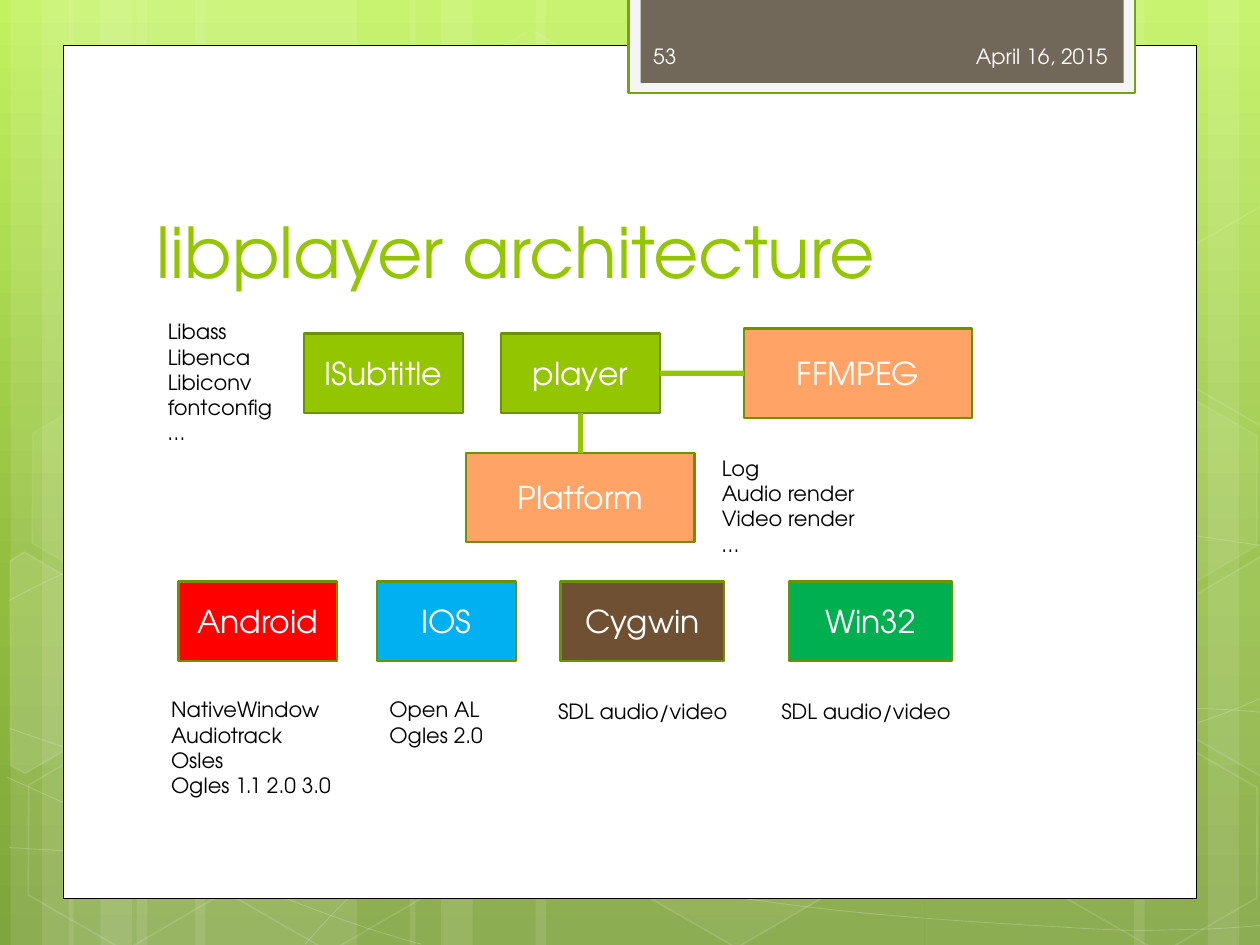
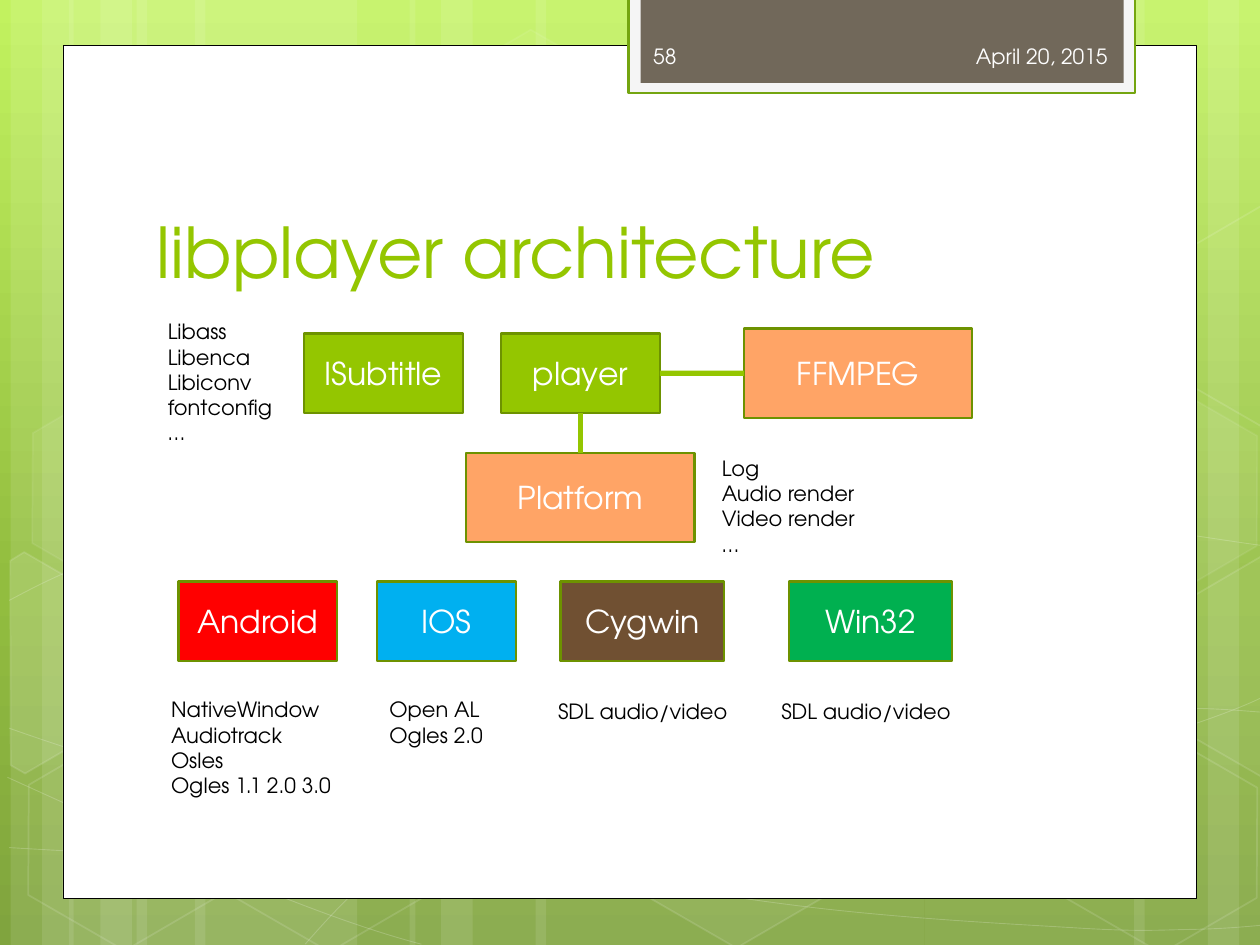
Before and after one commit to peterjerry/MeetSDK, a slide deck: slide 58 of engine2/Doc/training/mediaplayer_training.pptx (slide 53 before the commit). Drawn at 1260x945 pixels with LibreOffice and Linux fonts; fonts in the diff are those of the drawing. Boxes give left, top, right and bottom in pixels: in the first picture for what was removed or moved away, otherwise in the second. Text is boxed around its words. In the diff, an @@ line names an element or a change of style, - is before the commit and + after.

```diff
--- a/engine2/Doc/training/mediaplayer_training.pptx
+++ b/engine2/Doc/training/mediaplayer_training.pptx
@@ page number at [653,48,676,64]: text changed @@
-53
+58
@@ text at [976,48,1107,68]: text changed @@
-April 16, 2015
+April 20, 2015
```
Also in this commit, not shown: 56 other slides changed, 5 slides added, 32 other files.
